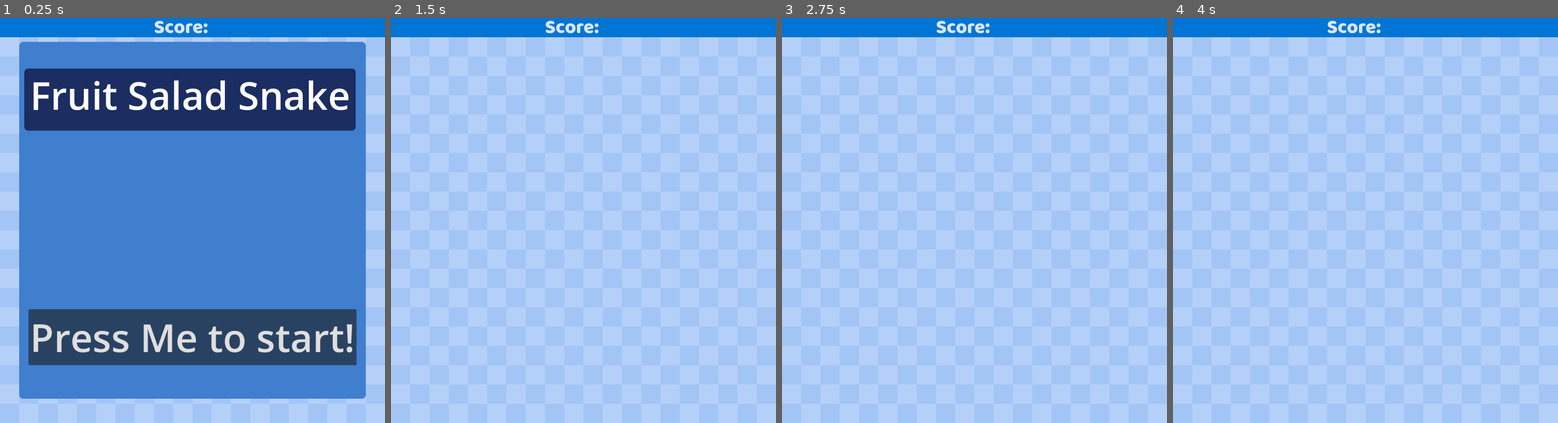
Above: before the commit, frames 1-4 (left to right).
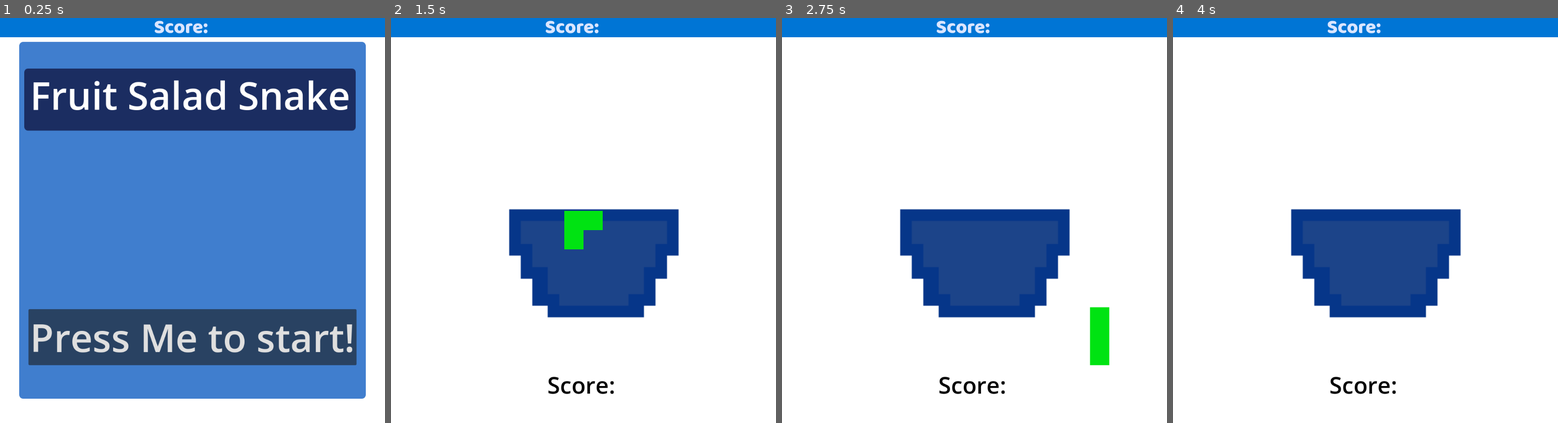
Above: after the commit, the same moments.

Repository: lll11233/snakeGame
Game: Godot game, scene res://scenes/main.tscn
Two runs of this game, one before a commit and one after it. Both use one fixed random seed, a clock stepped at 60 frames per second and the inputs below.
Inputs:
- Up to frame 1 (0.25 s): no input
- Up to frame 2 (1.5 s): click "Press Me to start!" at 0.5 s; tap Enter at 1.25 s; hold D (move_right) from 1.28 s (still down); tap Alt at 1.35 s
- Up to frame 3 (2.75 s): release D (move_right) at 2.03 s; hold Down (move_down) from 2.03 s (still down); tap Shift at 2.1 s
- Up to frame 4 (4 s): release Down (move_down) at 2.78 s; hold D (move_right) 2.78-3.53 s; tap Alt at 2.85 s; hold W (move_up) from 3.53 s (still down); tap Shift at 3.6 s

The runs differ from the first frame. In frame 1, 16% of the frame differs, in the area x 0-100%, y 4-100%; in frame 2, 95%; in frame 3, 95%; in frame 4, 95%.
Error before the commit: Attempt to call function 'show' in base 'null instance' on a null instance. (res://scripts/main.gd:54)
Error after the commit: Invalid call. Nonexistent function 'apply_shake' in base 'Nil'. (res://scripts/main.gd:160)

Commit message:
debugging

Diff:
--- a/project.godot
+++ b/project.godot
@@ -11,7 +11,7 @@
 [application]
 
 config/name="platformerSnakeGame"
-run/main_scene="uid://b85dgxr6p5mo8"
+run/main_scene="res://scenes/main.tscn"
 config/features=PackedStringArray("4.4", "Forward Plus")
 
 [autoload]
--- a/scenes/main.tscn
+++ b/scenes/main.tscn
@@ -11,8 +11,9 @@
 [ext_resource type="AudioStream" uid="uid://c6qqwv851i6m7" path="res://assets/crunch.mp3" id="9_85g3d"]
 [ext_resource type="Script" uid="uid://bn3v7txbrfy8x" path="res://scenes/camera_2d.gd" id="10_choun"]
 [ext_resource type="AudioStream" uid="uid://dwrkg0u3f2ls5" path="res://assets/gameOverSound.mp3" id="11_ya4ey"]
+[ext_resource type="PackedScene" uid="uid://bl80ldr3105oi" path="res://scenes/lose_screen.tscn" id="12_eb6dy"]
 
-[node name="Main" type="Node"]
+[node name="_Node_2" type="Node"]
 script = ExtResource("1_ig7tw")
 snakeScene = ExtResource("2_h2yge")
 
@@ -31,11 +32,6 @@
 texture = ExtResource("5_lquwl")
 offset = Vector2(25, 25)
 
-[node name="GameOverMenu" parent="." instance=ExtResource("6_tefeu")]
-process_mode = 2
-
-[node name="StartMenu" parent="." instance=ExtResource("7_o6xl0")]
-
 [node name="backgroundTheme" type="AudioStreamPlayer" parent="."]
 stream = ExtResource("8_tipki")
 volume_db = -13.031
@@ -48,16 +44,23 @@
 mix_target = 2
 max_polyphony = 2
 
-[node name="Camera2D" type="Camera2D" parent="."]
+[node name="endSound" type="AudioStreamPlayer" parent="."]
+stream = ExtResource("11_ya4ey")
+volume_db = 1.0
+mix_target = 2
+
+[node name="GameOverMenu" parent="." instance=ExtResource("6_tefeu")]
+process_mode = 2
+
+[node name="CameraView" type="Camera2D" parent="."]
 position = Vector2(500, 525)
 position_smoothing_enabled = true
 rotation_smoothing_enabled = true
 script = ExtResource("10_choun")
 
-[node name="endSound" type="AudioStreamPlayer" parent="."]
-stream = ExtResource("11_ya4ey")
-volume_db = 1.0
-mix_target = 2
+[node name="StartMenu" parent="." instance=ExtResource("7_o6xl0")]
+
+[node name="lose_screen" parent="." instance=ExtResource("12_eb6dy")]
 
 [connection signal="timeout" from="MoveTimer" to="." method="_on_move_timer_timeout"]
 [connection signal="restart" from="GameOverMenu" to="." method="_on_game_over_menu_restart"]
--- a/scripts/main.gd
+++ b/scripts/main.gd
@@ -1,7 +1,11 @@
 extends Node
 
 @export var snakeScene : PackedScene
-@onready var camera_view = get_node("Camera2D")
+@export var CameraView: PackedScene
+@export var StartMenu: PackedScene
+@export var GameOverMenu: PackedScene
+@export var lose_screen: PackedScene
+@export var HUD: PackedScene
 
 
 
@@ -51,17 +55,26 @@
 
 ## Called when the node enters the scene tree for the first time.
 func _ready() -> void:
-	$StartMenu.show()
+	#StartMenu.show()
+	var start = get_tree().get_root().get_node("_Node_2/StartMenu")
+	start.show()
 	new_game()
+	## startmenu still doesnt show, why?
+
+
 
 func new_game():
 	get_tree().paused = false
 	get_tree().call_group("segments", "queue_free")
-	$GameOverMenu.hide()
-	$lose_screen.hide()
+	var GameOver = get_tree().get_root().get_node("_Node_2/GameOverMenu")
+	GameOver.hide()
+	#var lose_screen = get_tree().get_root().get_node("_Node_2/lose_screen")
+	#lose_screen.hide()
 	score = 0
 	#banana_score = 0 ## this is interesting, scores don't align
-	$HUD.get_node("scoreLabel").text = "SCORE:  " + str(score)
+	var scorelabel = get_tree().get_root().get_node("_Node_2/HUD/scoreLabel")
+	scorelabel = "SCORE:  " + str(score)
+
 	move_direction = up
 	can_move = true
 	generate_snake()
@@ -76,15 +89,17 @@
 		add_segment(start_pos + Vector2(0,i))
 func add_segment(pos):
 	snake_data.append(pos)
-	var SnakeSegment = snakeScene.instantiate()
+	var snakePart = preload("res://scenes/snakeScene.tscn")
+	var SnakeSegment = snakePart.instantiate()
 	SnakeSegment.position = (pos*cell_size) + Vector2(0, cell_size)
 	add_child(SnakeSegment)
 	snake.append(SnakeSegment)
 
-func _process(delta):
+func _process(_delta):
 	move_snake()
-	if $backgroundTheme.playing == false :
-		$backgroundTheme.play()
+	var backgroundTheme = get_tree().get_root().get_node("_Node_2/backgroundTheme")
+	if backgroundTheme.playing == false :
+		backgroundTheme.play()
 	#el:
 		#$backgroundTheme.stop()
 
@@ -112,7 +127,9 @@
 				start_game()
 func start_game():
 	game_started = true
-	$MoveTimer.start()
+	var moveTimer = get_tree().get_root().get_node("_Node_2/MoveTimer")
+	moveTimer.start()
+
 
 
 
@@ -140,7 +157,7 @@
 			end_game()
 func end_game():
 	$endSound.play()
-	camera_view.apply_shake()
+	CameraView.apply_shake()
 	$MoveTimer.stop()
 	await get_tree().create_timer(1).timeout
 	var lose_screen_ui = preload("res://scenes/game_over_menu.tscn").instantiate()
@@ -174,8 +191,9 @@
 	var tex = fruit_instance.texture
 	var img = tex.get_image()
 	img.resize(50, 50)
-	$food.texture = ImageTexture.create_from_image(img)
-	$food.position = (food_pos * cell_size) + Vector2(0, cell_size)
+	var food = get_tree().get_root().get_node("_Node_2/food")
+	food.texture = ImageTexture.create_from_image(img)
+	food.position = (food_pos * cell_size) + Vector2(0, cell_size)
 
 	regen_food = true
 
@@ -188,13 +206,15 @@
 	if snake_data[0] == food_pos:
 		$soundEffect.play()
 		score += 1
-		$HUD.get_node("scoreLabel").text = "SCORE: " + str(score)
+		var scorelabel = get_tree().get_root().get_node("_Node_2/HUD/scoreLabel")
+		scorelabel = "SCORE:  " + str(score)
 		add_segment(old_data[-1])
 		move_food()
 	#if snake_data[0] == food_pos and FruitScene[4]:
 		#banana_score += 1
 	if score == 2:
-		$HUD.get_node("scoreLabel").text = "You've eaten your two serves of fruit!"
+		var scorelabel = get_tree().get_root().get_node("_Node_2/HUD/scoreLabel")
+		scorelabel = "You've eaten your two serves of fruit!"
 	#if banana_score == 50:
 		#$HUD.get_node("scoreLabel").text = "You've eaten 50 bananas resulting which is dental x-ray dose of radiation!"
 #
Not shown: 1 places in scenes/main.tscn that only renumber resources
